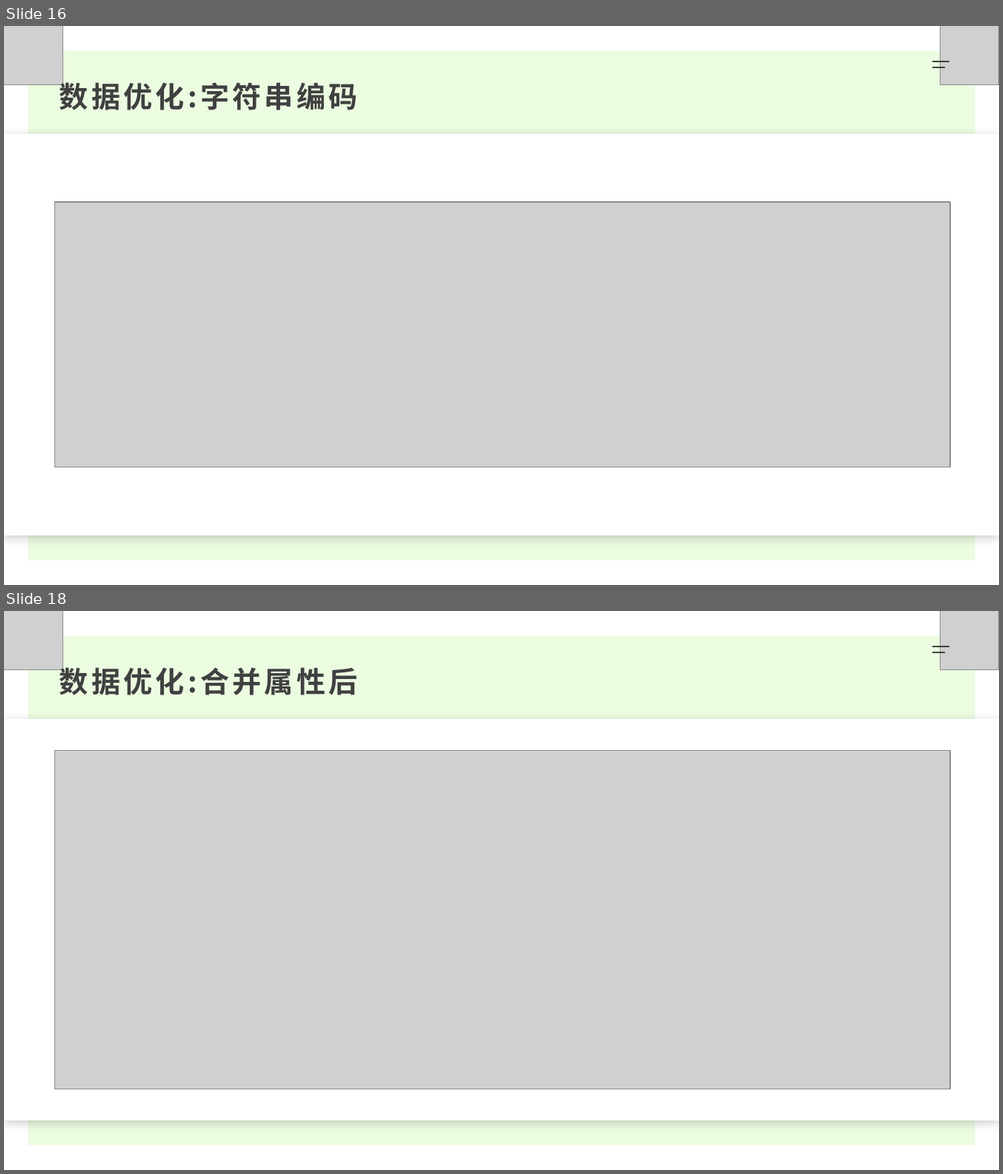
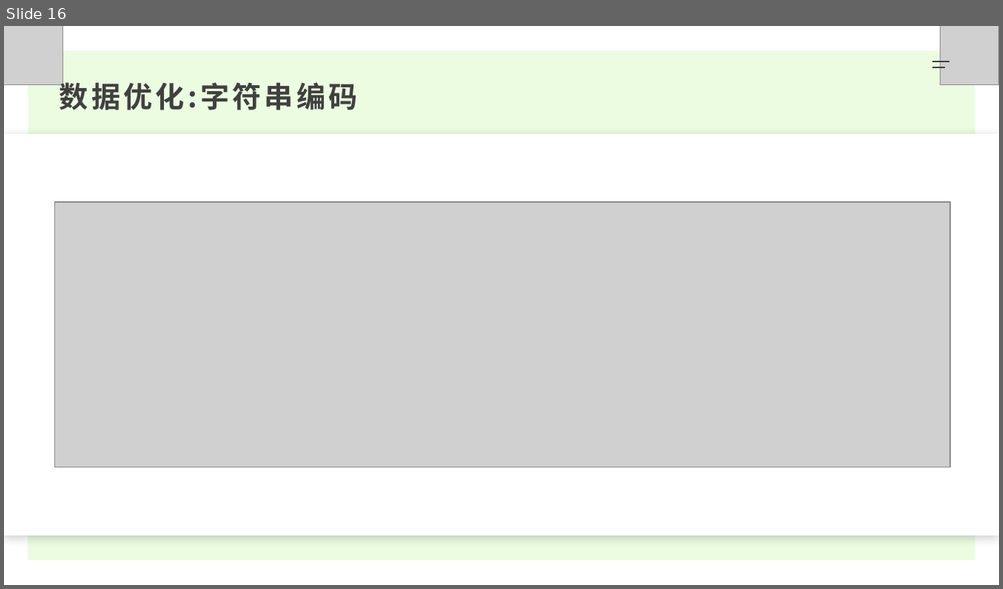
Before and after one commit to JiangJibo/project, a slide deck: web/src/main/resources/Java内存优化分享.pptx. Shown one above the other, each under a label of ours: slides 16 and 18 before the commit, slide 16 after it; the slides between them are not shown. The pictures are 1003x1174 and 1003x589 pixels, drawn with LibreOffice and Linux fonts; fonts in the diff are those of the drawing; grey boxes stand for pictures. Boxes give left, top, right and bottom in pixels: in the first picture for what was removed or moved away, otherwise in the second. Text is boxed around its words. In the diff, an @@ line names an element or a change of style, - is before the commit and + after.

```diff
--- a/web/src/main/resources/Java内存优化分享.pptx
+++ b/web/src/main/resources/Java内存优化分享.pptx
@@ slide 18 removed at <box>4,611,999,1170</box>, background #FFFFFF @@
@@ picture removed at <box>4,611,63,670</box> @@
@@ picture removed at <box>940,611,999,670</box> @@
@@ rectangle removed at <box>28,635,975,1146</box> @@
@@ line removed from (932, 647) to (949, 647) @@
@@ line removed from (932, 652) to (945, 652) @@
@@ text removed at <box>60,663,358,695</box> @@
-数据优化:合并属性后
@@ rectangle removed at <box>4,719,999,1122</box> @@
@@ picture removed at <box>55,751,950,1089</box> @@
```
Also in this commit, not shown: 9 slides changed, 3 slides added, 3 other slides removed, 2 other files.
